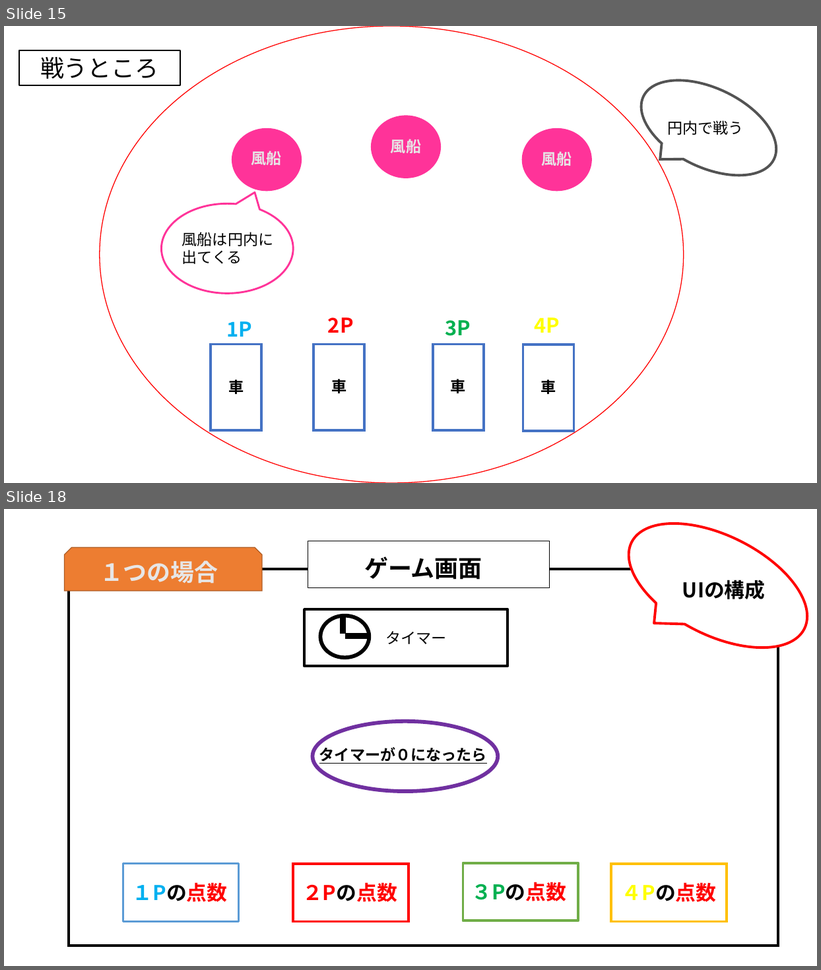
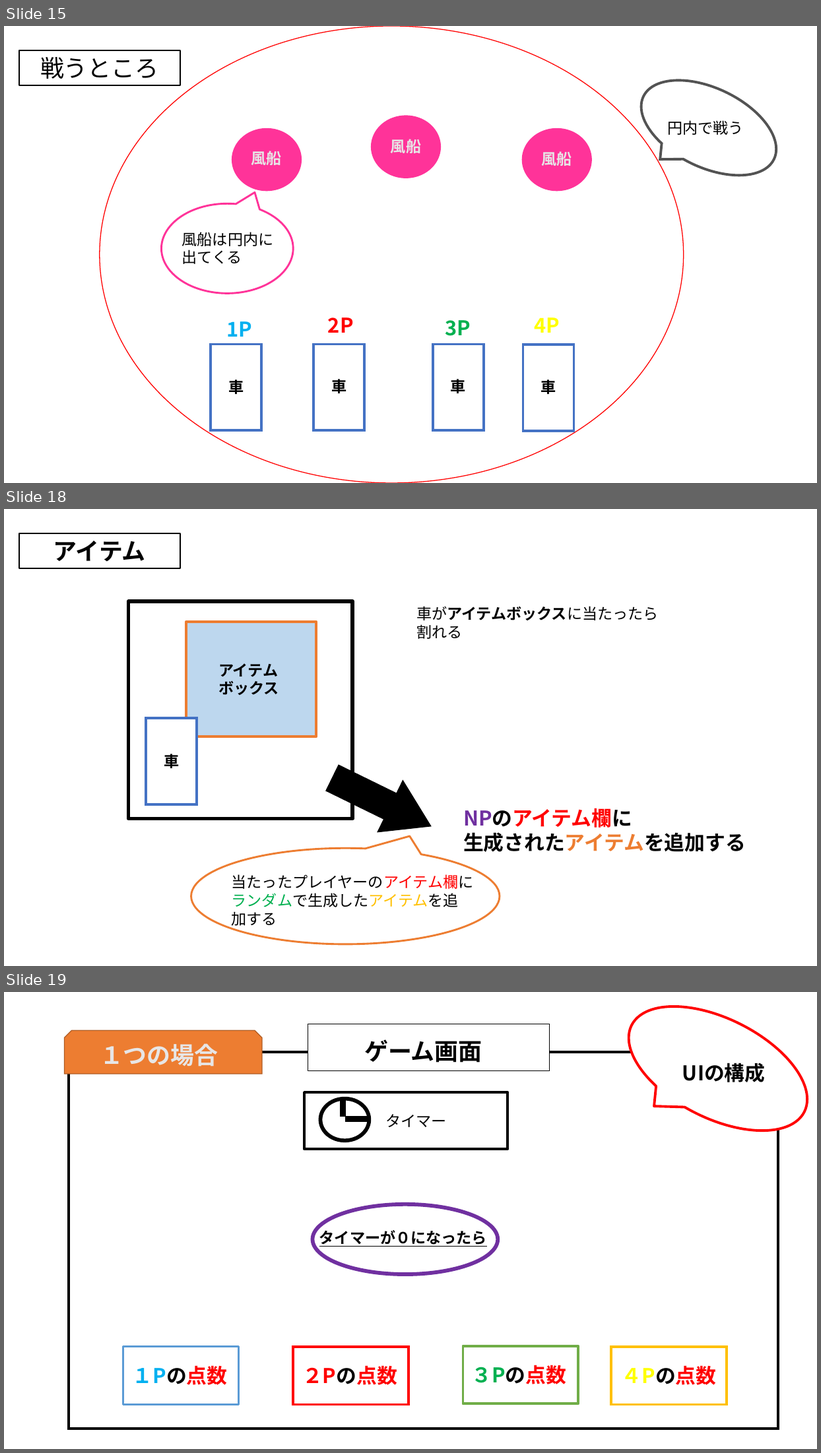
Before and after one commit to MizukiKato0416/sotsugyou_time_kato, a slide deck: 卒業制作_風船わりゲーム（仮）.pptx. Shown one above the other, each under a label of ours: slides 15 and 18 before the commit, slides 15, 18 and 19 after it; the slides between them are not shown. The pictures are 821x970 and 821x1453 pixels, drawn with LibreOffice and Linux fonts; fonts in the diff are those of the drawing. Boxes give left, top, right and bottom in pixels: in the first picture for what was removed or moved away, otherwise in the second. Text is boxed around its words. In the diff, an @@ line names an element or a change of style, - is before the commit and + after.

```diff
--- a/卒業制作_風船わりゲーム（仮）.pptx
+++ b/卒業制作_風船わりゲーム（仮）.pptx
@@ slide 18 added at [4,509,817,966], background #FFFFFF @@
@@ rectangle added at [19,533,180,568], fill #FFFFFF, outline #000000 1.5 pt, 28 pt, text #000000, bold @@
+アイテム
@@ rectangle added at [129,601,353,819], outline #000000 4.5 pt @@
@@ text added at [416,606,659,639], 18 pt, text #000000 @@
+車がアイテムボックスに当たったら割れる
@@ rectangle added at [186,622,316,737], fill #BDD7EE, outline #ED7D31 3 pt @@
@@ text added at [218,663,279,695], 18 pt, text #000000, bold @@
+アイテムボックス
@@ rectangle added at [147,718,197,805], fill #FFFFFF, outline #4472C4 3 pt @@
@@ text added at [164,754,179,768], 18 pt, text #000000, bold @@
+車
@@ right arrow added at [319,753,444,852], fill #000000, outline #000000 1 pt @@
@@ text added at [463,808,746,852], 24 pt, text #000000, bold @@
+NPのアイテム欄に
+生成されたアイテムを追加する
@@ speech bubble added at [191,849,500,945], outline #ED7D31 2.25 pt @@
@@ text added at [232,875,474,926], 18 pt, text #000000 @@
+当たったプレイヤーのアイテム欄にランダムで生成したアイテムを追加する
@@ what was slide 18 is now slide 19 @@
```
Also in this commit, not shown: 4 slides changed, 1 other file.
